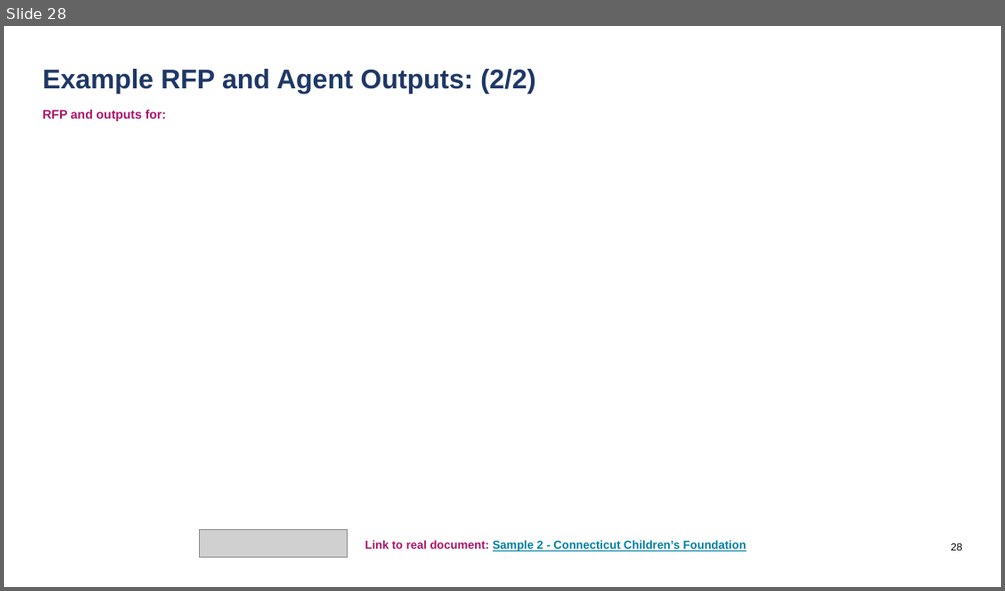
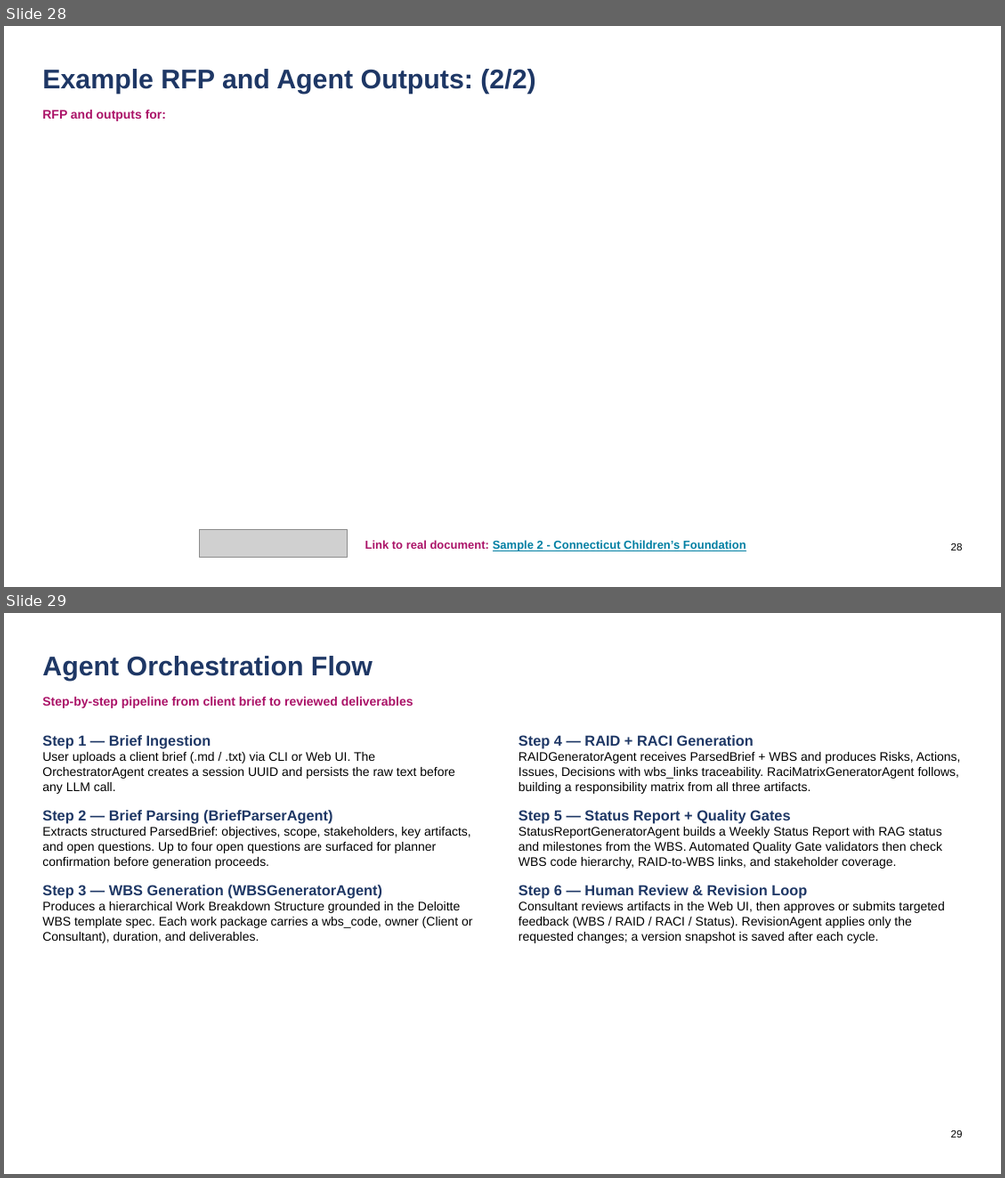
Before and after one commit to sohenpatel22/Consulting-Workplan-Agent, a slide deck: APS1049 Team 2 Final Presentation.pptx. Shown one above the other, each under a label of ours: slide 28 before the commit, slides 28 and 29 after it. The pictures are 1005x591 and 1005x1178 pixels, drawn with LibreOffice and Linux fonts; fonts in the diff are those of the drawing; grey boxes stand for pictures; background and template pictures are left out. Boxes give left, top, right and bottom in pixels: in the first picture for what was removed or moved away, otherwise in the second. Text is boxed around its words. In the diff, an @@ line names an element or a change of style, - is before the commit and + after.

```diff
--- a/APS1049 Team 2 Final Presentation.pptx
+++ b/APS1049 Team 2 Final Presentation.pptx
@@ slide 29 added at bbox=[4, 613, 1001, 1174], background #FFFFFF @@
@@ title added at bbox=[42, 656, 372, 681], 26 pt, text #1E3765, bold @@
+Agent Orchestration Flow
@@ text added at bbox=[42, 697, 413, 708], 12 pt, text #AB1368, bold @@
+Step-by-step pipeline from client brief to reviewed deliverables
@@ text added at bbox=[42, 735, 472, 943], 12 pt, text #000000 @@
+Step 1 — Brief Ingestion
+User uploads a client brief (.md / .txt) via CLI or Web UI. The OrchestratorAgent creates a session UUID and persists the raw text before any LLM call.
+Step 2 — Brief Parsing (BriefParserAgent)
+Extracts structured ParsedBrief: objectives, scope, stakeholders, key artifacts, and open questions. Up to four open questions are surfaced for planner confirmation before generation proceeds.
+Step 3 — WBS Generation (WBSGeneratorAgent)
+Produces a hierarchical Work Breakdown Structure grounded in the Deloitte WBS template spec. Each work package carries a wbs_code, owner (Client or Consultant), duration, and deliverables.
@@ text added at bbox=[518, 735, 961, 943], 12 pt, text #000000 @@
+Step 4 — RAID + RACI Generation
+RAIDGeneratorAgent receives ParsedBrief + WBS and produces Risks, Actions, Issues, Decisions with wbs_links traceability. RaciMatrixGeneratorAgent follows, building a responsibility matrix from all three artifacts.
+Step 5 — Status Report + Quality Gates
+StatusReportGeneratorAgent builds a Weekly Status Report with RAG status and milestones from the WBS. Automated Quality Gate validators then check WBS code hierarchy, RAID-to-WBS links, and stakeholder coverage.
+Step 6 — Human Review & Revision Loop
+Consultant reviews artifacts in the Web UI, then approves or submits targeted feedback (WBS / RAID / RACI / Status). RevisionAgent applies only the requested changes; a version snapshot is saved after each cycle.
@@ page number added at bbox=[951, 1130, 963, 1137], 10 pt, text #000000 @@
+29
```
Also in this commit, not shown: 4 other slides added, 9 other files.
